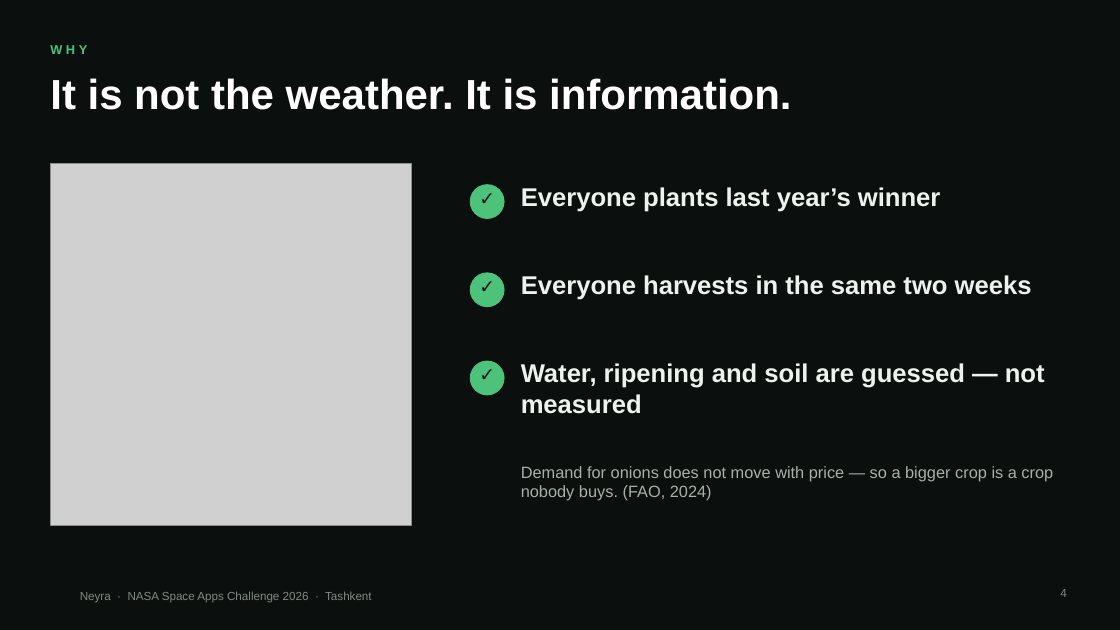
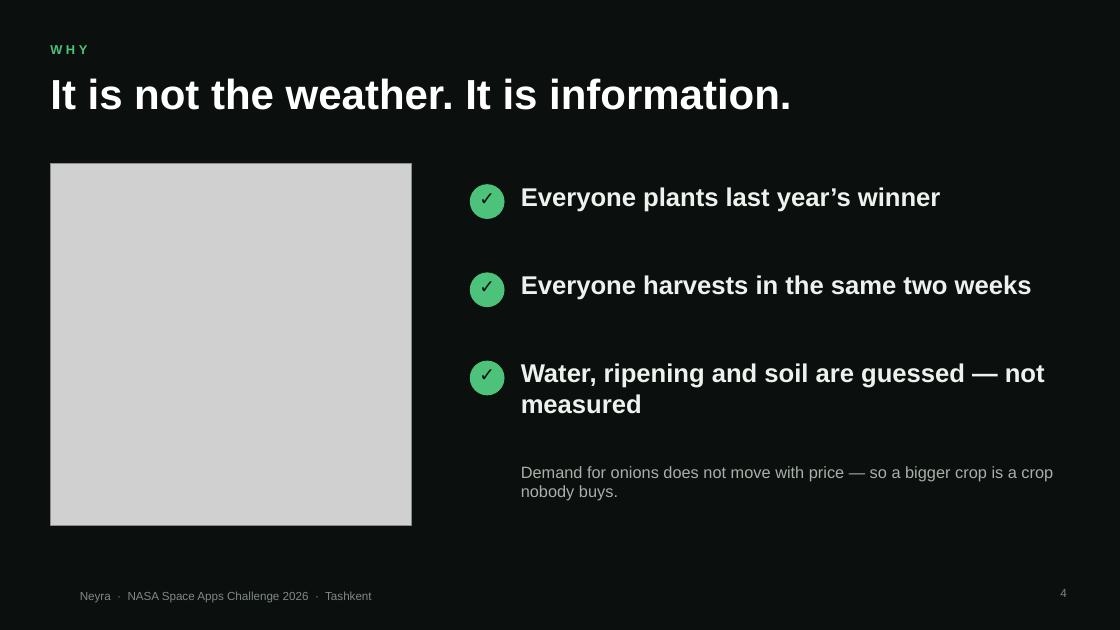
Before and after one commit to davlatshoh-bakhtiyorov/ulugbekcrewnasa, a slide deck: slide 4 of docs/demo/Neyra-pitch.pptx. Drawn at 1120x630 pixels with LibreOffice and Linux fonts; fonts in the diff are those of the drawing; grey boxes stand for pictures; background and template pictures are left out. Boxes give left, top, right and bottom in pixels: in the first picture for what was removed or moved away, otherwise in the second. Text is boxed around its words. In the diff, an @@ line names an element or a change of style, - is before the commit and + after.

```diff
--- a/docs/demo/Neyra-pitch.pptx
+++ b/docs/demo/Neyra-pitch.pptx
@@ text at (x1=521, y1=466, x2=1053, y2=501): text changed @@
-Demand for onions does not move with price — so a bigger crop is a crop nobody buys. (FAO, 2024)
+Demand for onions does not move with price — so a bigger crop is a crop nobody buys.
```
Also in this commit, not shown: 3 other slides changed, 13 other files.
